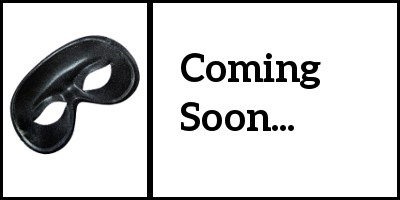
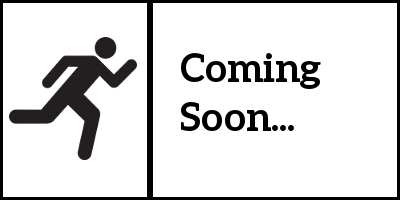
Two versions of the same layered image (400x200). Layer-by-layer changes:
renamed "mystery-69453_1280.jpg" to "stick-man-295293_1280.png", moved it above "ComingSoonIcon.png", painted on it over [9, 34, 141, 160]
removed layer "Layer #1" over [9, 34, 141, 160]
renamed "Background" to "ComingSoonIcon.png", painted on it over [9, 34, 141, 160]
